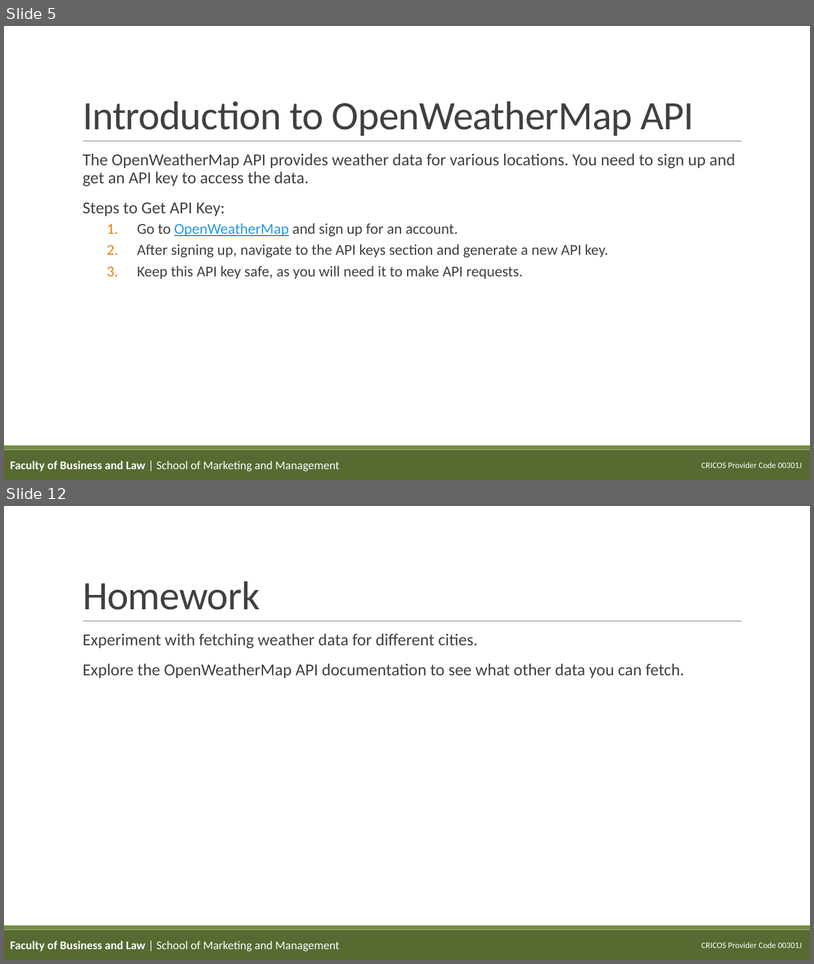
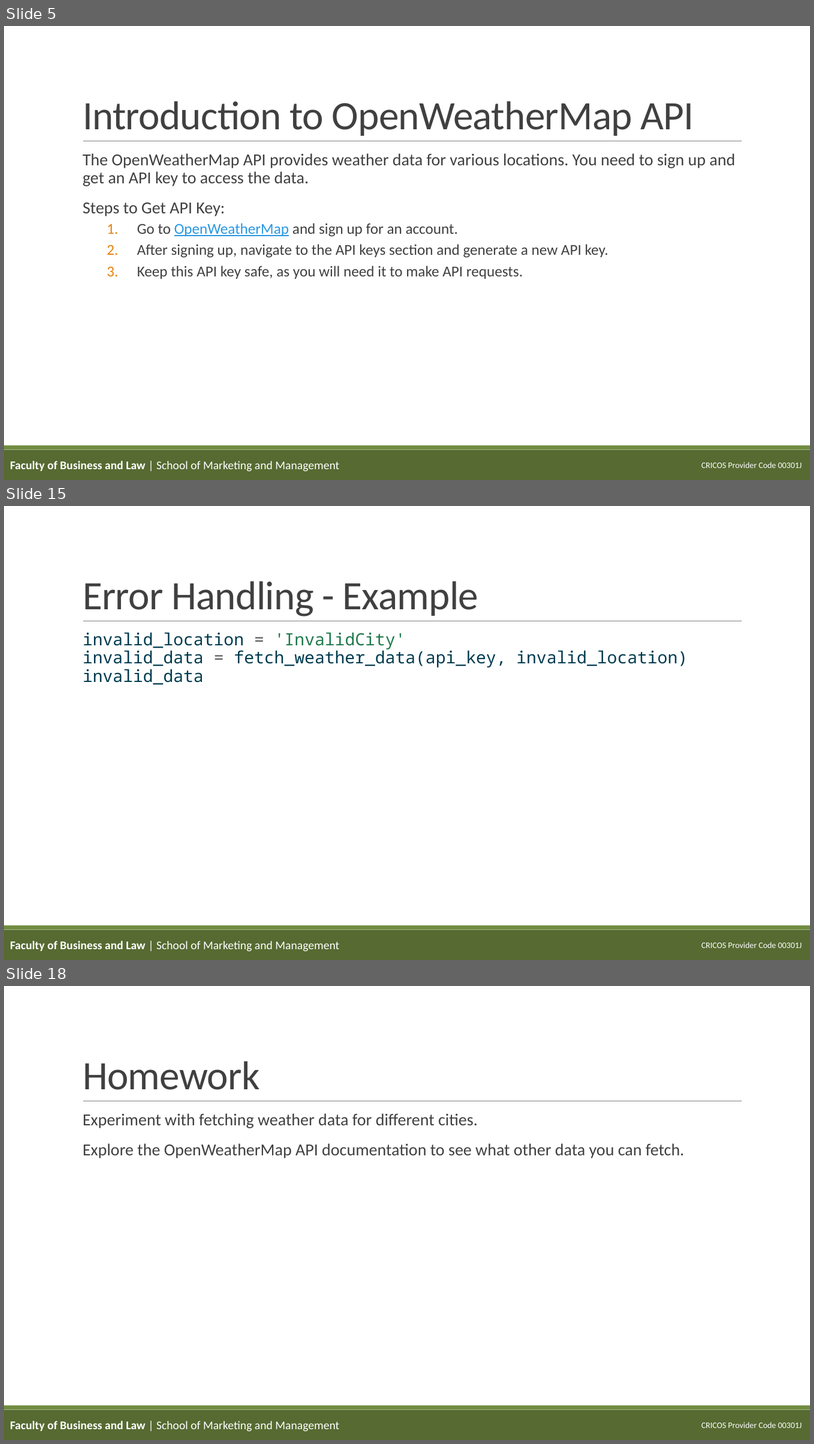
Before and after one commit to teaching-repositories/weather-dashboard-source, a slide deck: slides/02_fetching_data.pptx. Shown one above the other, each under a label of ours: slides 5 and 12 before the commit, slides 5, 15 and 18 after it; the slides between them are not shown. The pictures are 814x964 and 814x1444 pixels, drawn with LibreOffice and Linux fonts; fonts in the diff are those of the drawing; background and template pictures are left out. Boxes give left, top, right and bottom in pixels: in the first picture for what was removed or moved away, otherwise in the second. Text is boxed around its words. In the diff, an @@ line names an element or a change of style, - is before the commit and + after.

```diff
--- a/slides/02_fetching_data.pptx
+++ b/slides/02_fetching_data.pptx
@@ slide 15 added at [4,506,810,960], background #FFFFFF; not listed: 4 template elements that a slide beside it also shows @@
@@ title added at [83,581,479,616], 48 pt, text #404040 @@
+Error Handling - Example
@@ text added at [83,632,688,685], 20 pt, text #003B4F @@
+invalid_location = 'InvalidCity'
+invalid_data = fetch_weather_data(api_key, invalid_location)
+invalid_data
@@ text added at [10,940,339,951], 14 pt, text #FFFFFF @@
+Faculty of Business and Law | School of Marketing and Management
@@ what was slide 12 is now slide 18 @@
```
Also in this commit, not shown: 6 slides changed, 5 other slides added, 44 other files.
